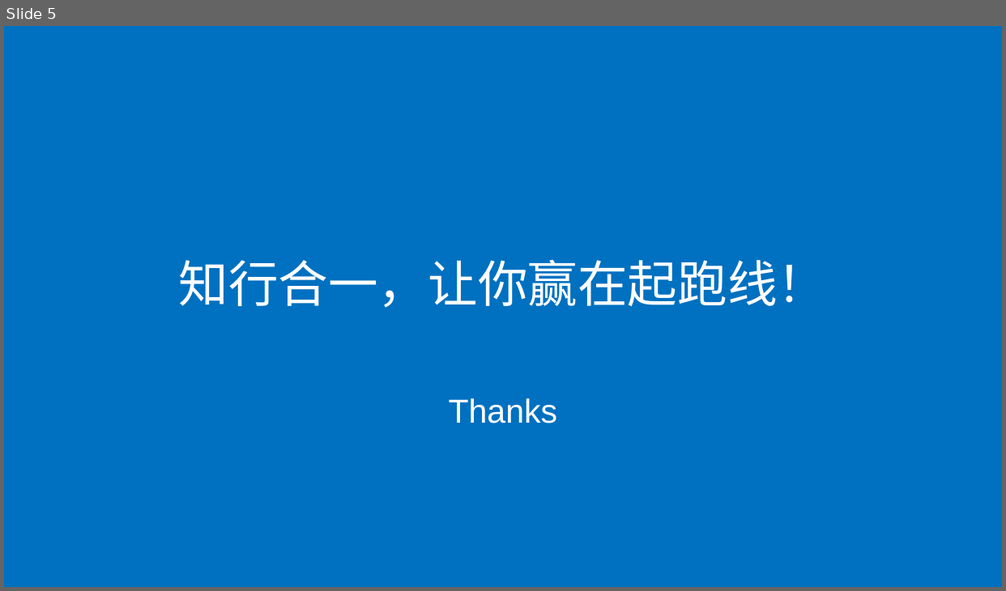
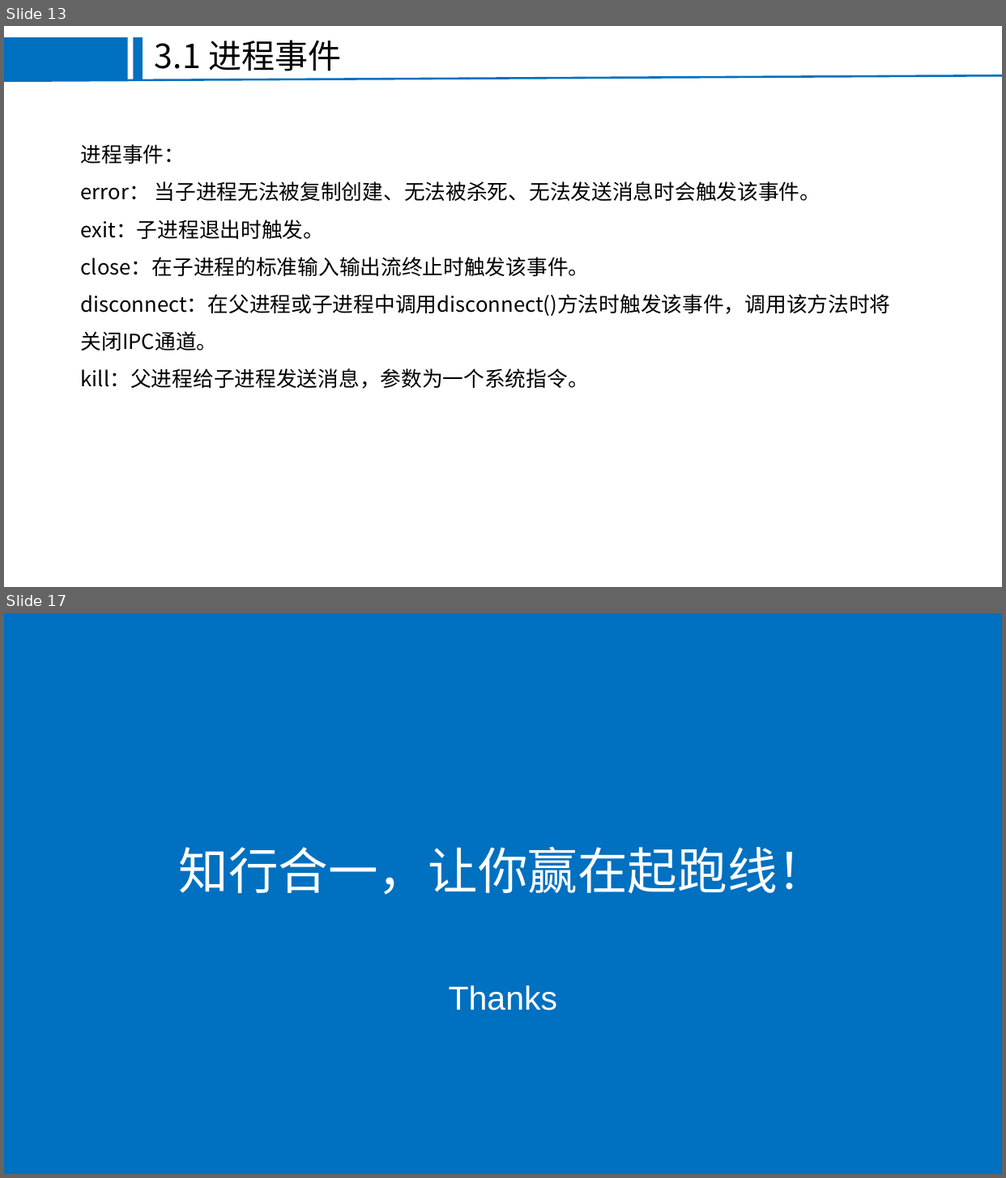
Before and after one commit to FEjohnny/demos, a slide deck: pm2/pm2.pptx. Shown one above the other, each under a label of ours: slide 5 before the commit, slides 13 and 17 after it; the slides between them are not shown. The pictures are 1006x591 and 1006x1178 pixels, drawn with LibreOffice and Linux fonts; fonts in the diff are those of the drawing; background and template pictures are left out. Boxes give left, top, right and bottom in pixels: in the first picture for what was removed or moved away, otherwise in the second. Text is boxed around its words. In the diff, an @@ line names an element or a change of style, - is before the commit and + after.

```diff
--- a/pm2/pm2.pptx
+++ b/pm2/pm2.pptx
@@ slide 13 added at (4, 26, 1002, 587), background #FFFFFF @@
@@ rectangle added at (4, 37, 127, 80), fill #0070C0 @@
@@ rectangle added at (134, 37, 143, 80), fill #0070C0 @@
@@ text added at (155, 40, 341, 71), 32 pt, text #000000 @@
+3.1 进程事件
@@ line added from (4, 80) to (1002, 75), #0070C0 2 pt @@
@@ text added at (81, 144, 891, 389), 20 pt, text #000000 @@
+进程事件：
+error： 当子进程无法被复制创建、无法被杀死、无法发送消息时会触发该事件。
+exit：子进程退出时触发。
+close：在子进程的标准输入输出流终止时触发该事件。
+disconnect：在父进程或子进程中调用disconnect()方法时触发该事件，调用该方法时将关闭IPC通道。
+kill：父进程给子进程发送消息，参数为一个系统指令。
@@ what was slide 5 is now slide 17 @@
```
Also in this commit, not shown: 3 slides changed, 12 other slides added, 1 slide removed, 10 other files.
